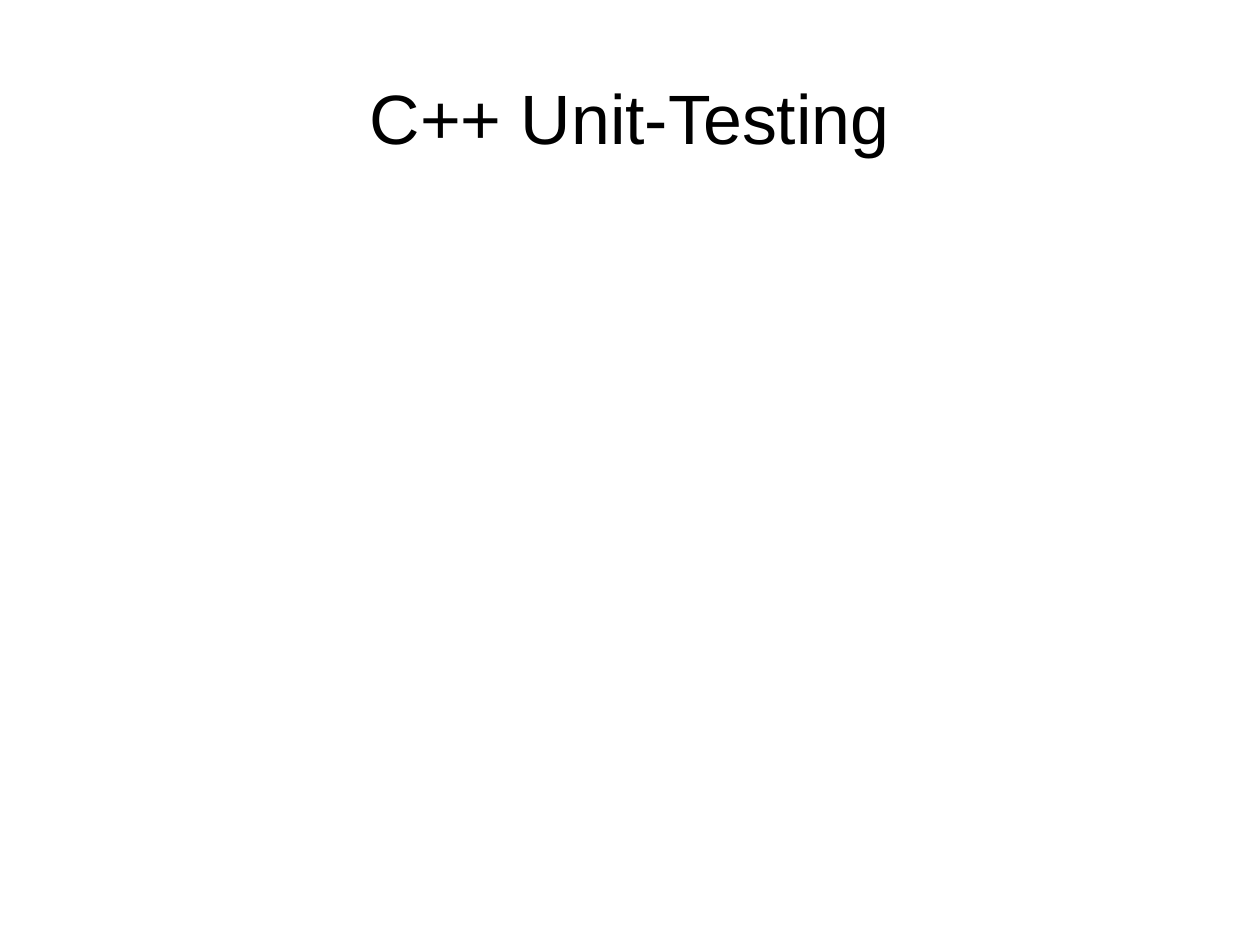
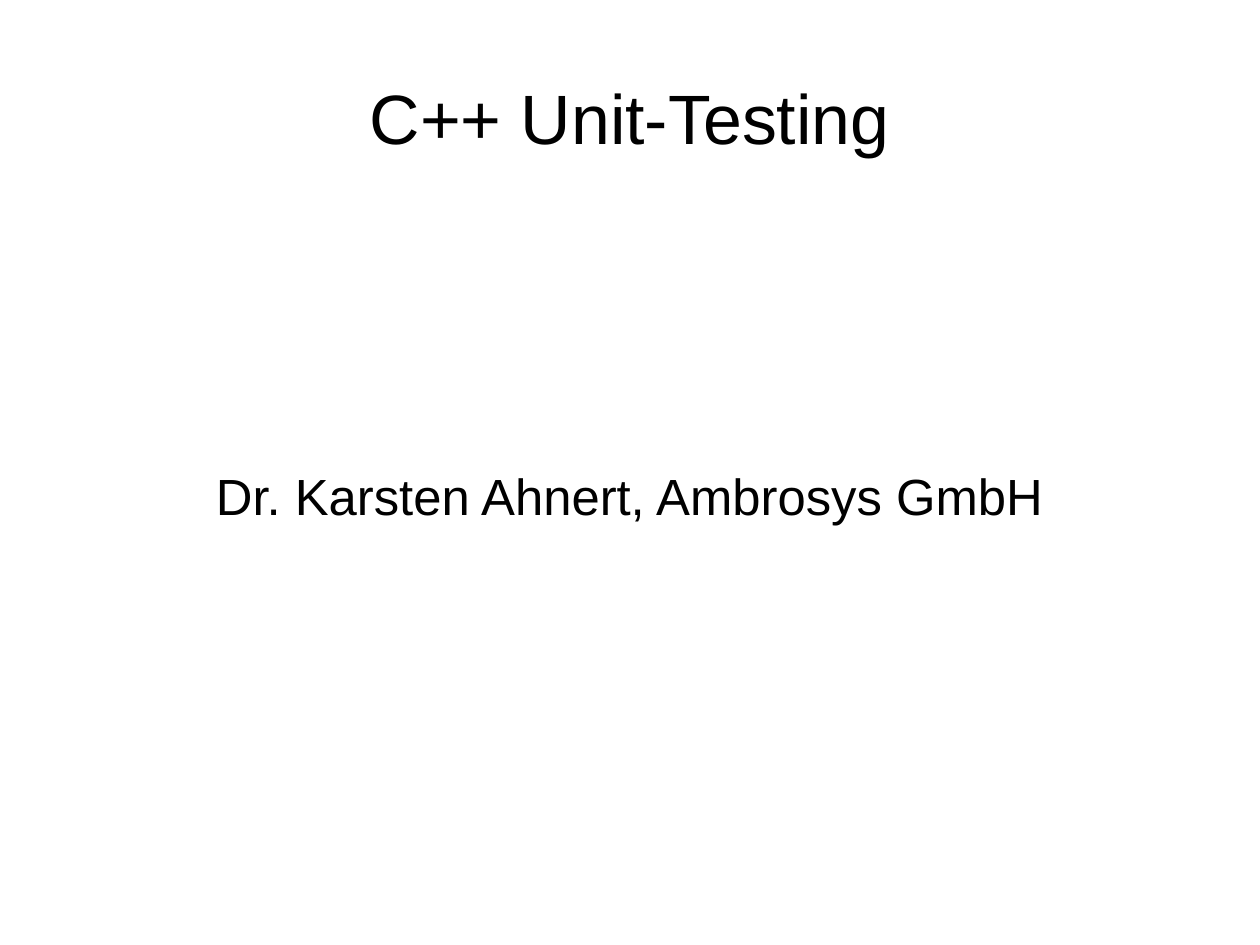
Before and after one commit to headmyshoulder/stuff, a slide deck: slide 1 of cppug_testing/Talk.odp. Drawn at 1260x945 pixels with LibreOffice and Linux fonts; fonts in the diff are those of the drawing. Boxes give left, top, right and bottom in pixels: in the first picture for what was removed or moved away, otherwise in the second. Text is boxed around its words. In the diff, an @@ line names an element or a change of style, - is before the commit and + after.

```diff
--- a/cppug_testing/Talk.odp
+++ b/cppug_testing/Talk.odp
@@ subtitle added at (216,478,1043,526), 32 pt, text #000000 @@
+Dr. Karsten Ahnert, Ambrosys GmbH
```
Also in this commit, not shown: 6 slides added, 1 other file.
